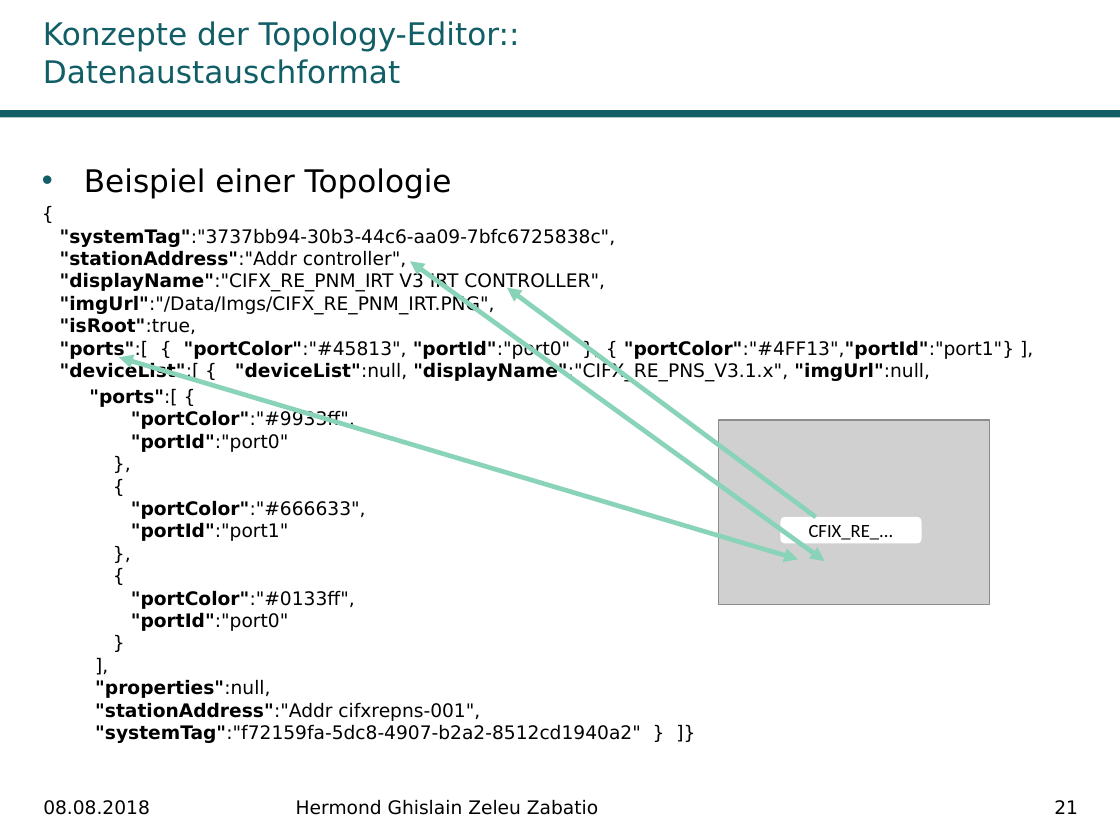
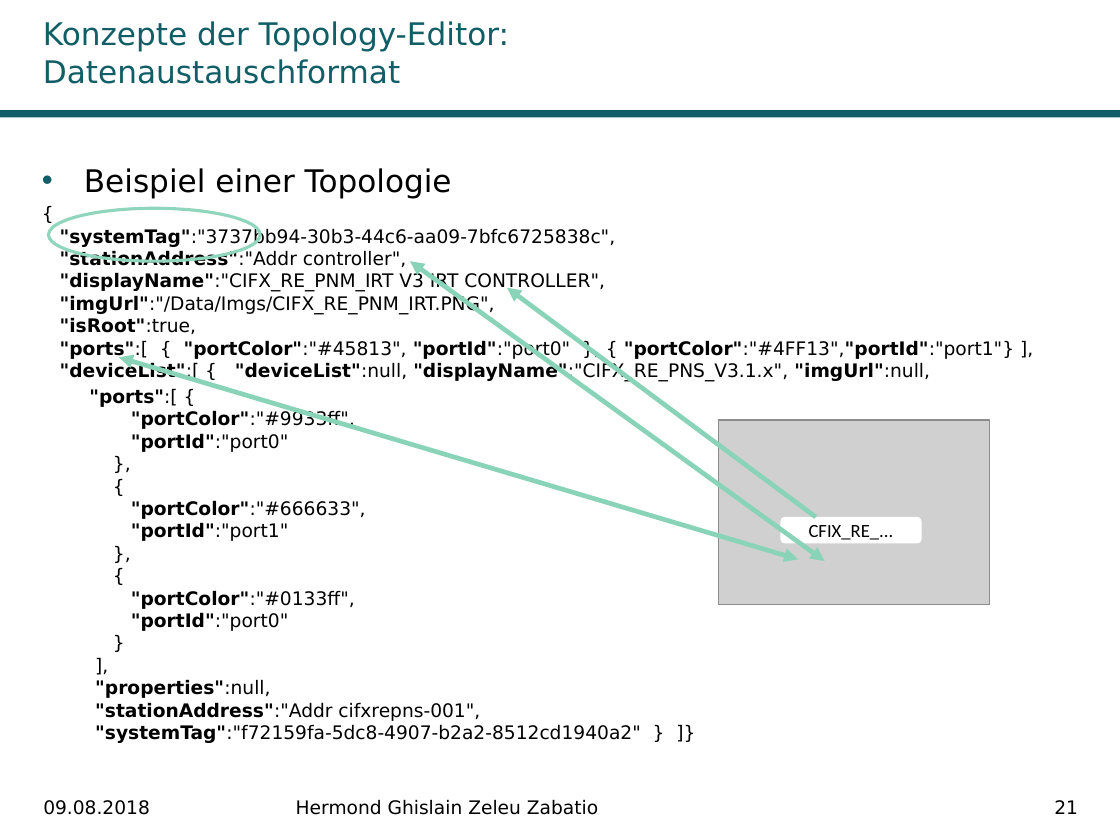
Before and after one commit to Ghislain1/zoe-fb-app, a slide deck: slide 21 of Master-Abschluss.pptx. Drawn at 1120x840 pixels with LibreOffice and Linux fonts; fonts in the diff are those of the drawing; grey boxes stand for pictures; background and template pictures are left out. Boxes give left, top, right and bottom in pixels: in the first picture for what was removed or moved away, otherwise in the second. Text is boxed around its words. In the diff, an @@ line names an element or a change of style, - is before the commit and + after.

```diff
--- a/Master-Abschluss.pptx
+++ b/Master-Abschluss.pptx
@@ title at [43, 21, 509, 84]: text changed @@
-Konzepte der Topology-Editor:: Datenaustauschformat
+Konzepte der Topology-Editor: Datenaustauschformat
@@ ellipse added at [48, 208, 260, 261], outline #8FD6BD 2 pt @@
@@ text at [43, 800, 150, 815]: text changed @@
-08.08.2018
+09.08.2018
```
Also in this commit, not shown: 28 other slides changed.
